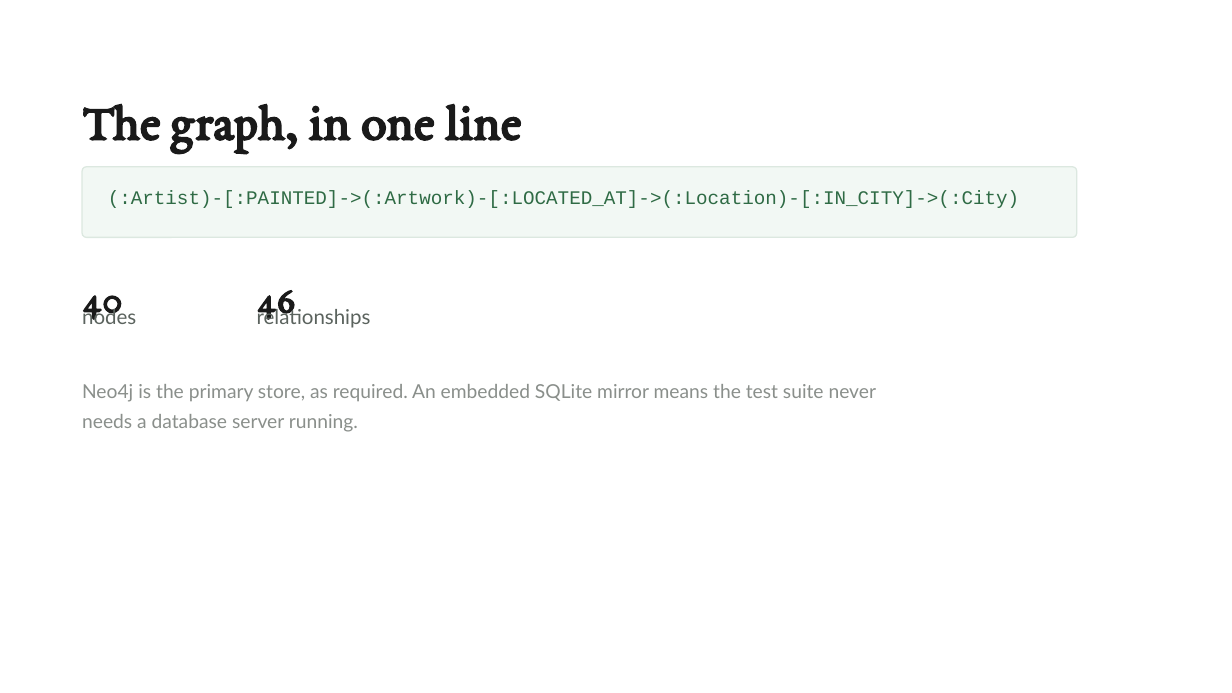
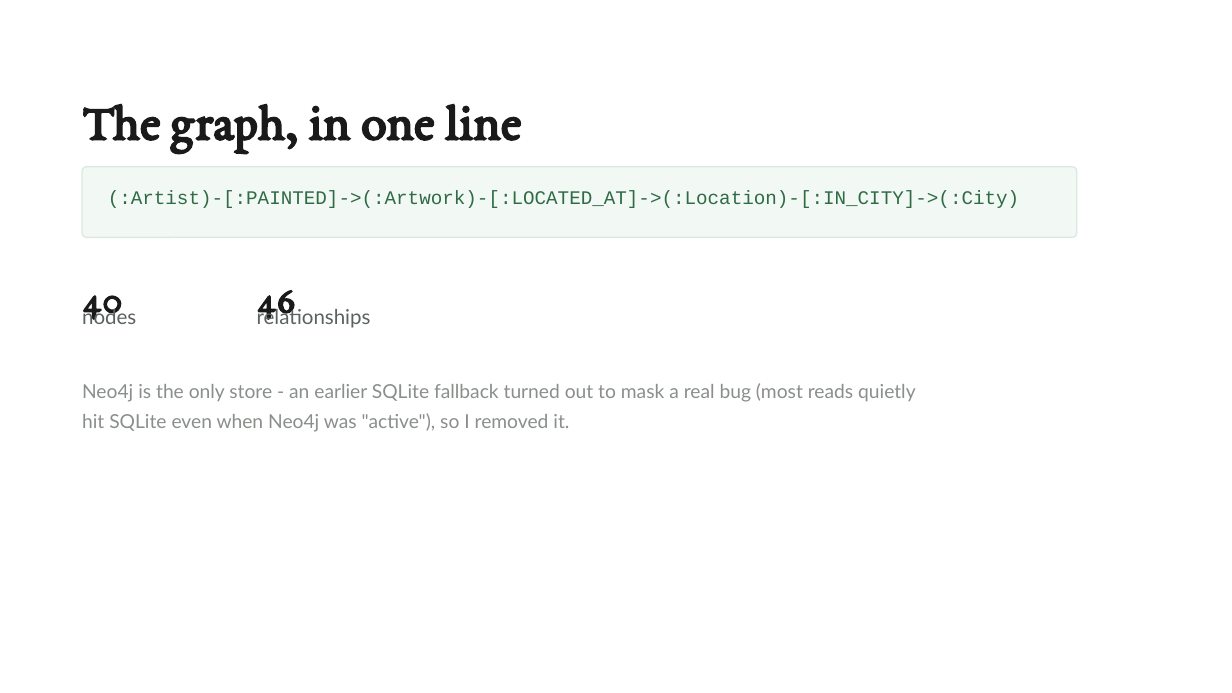
Before and after one commit to Mahdi-Miri/NLP-Project, a slide deck: slide 7 of presentation.pptx. Drawn at 1232x693 pixels with LibreOffice and Linux fonts; fonts in the diff are those of the drawing. Boxes give left, top, right and bottom in pixels: in the first picture for what was removed or moved away, otherwise in the second. Text is boxed around its words. In the diff, an @@ line names an element or a change of style, - is before the commit and + after.

```diff
--- a/presentation.pptx
+++ b/presentation.pptx
@@ text at [82,383,916,432]: text changed @@
-Neo4j is the primary store, as required. An embedded SQLite mirror means the test suite never needs a database server running.
+Neo4j is the only store - an earlier SQLite fallback turned out to mask a real bug (most reads quietly hit SQLite even when Neo4j was "active"), so I removed it.
```
Also in this commit, not shown: 4 other slides changed, 1 slide added, 30 other files.
